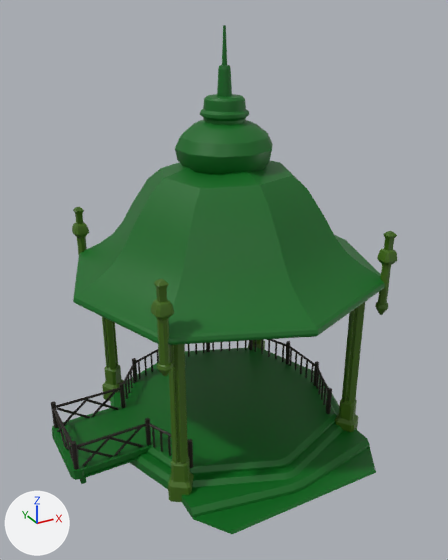
Renders of the FBX model Assets/3D_Assets/Enviro/Meshes/kiosque.fbx from each side of a commit.
Both versions are drawn from a camera (50 mm lens) standing at (-3.29, -5.97, 4.86) and looking at (-0.14, -0.25, 2.0). The lights are fixed; the arrows at lower left show +X, +Y and +Z. Where no turn or scale is listed for an object, it has been applied to the vertices.
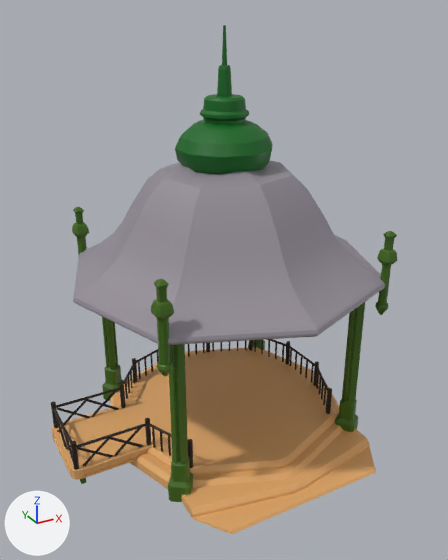
The change, as a list of edits to the scene's bpy script:
```text
Add mat_material_002:
    mat_material_002 = principled_material('Material.002')
    mat_material_002.base_color = (0.8, 0.418, 0.15)  # orange #e7ad6c
Add mat_material_001:
    mat_material_001 = principled_material('Material.001')
    mat_material_001.base_color = (0.298, 0.268, 0.31)  # grey #948d97
Change me_cube_378:
    where me_cube_378.from_pydata(...)  # 115 vertices, 108 faces; spans x -1.56..1.56, y -1.83..1.54, z -0.12..0.11
    remove me_cube_378.materials.append(mat_material_003)  # dark green #00681a
    add me_cube_378.materials.append(mat_material_002)  # orange #e7ad6c
Change me_cube_382:
    where me_cube_382.from_pydata(...)  # 40 vertices, 33 faces; spans x -0.477..0.477, y -0.473..0.473, z -0.088..0.034
    remove me_cube_382.materials.append(mat_material_003)  # dark green #00681a
    add me_cube_382.materials.append(mat_material_002)  # orange #e7ad6c
Change me_cube_385:
    where me_cube_385.from_pydata(...)  # 128 vertices, 122 faces; spans x -1.82..1.82, y -1.82..1.82, z -0.11..1.21
    remove me_cube_385.materials.append(mat_material_003)  # dark green #00681a
    add me_cube_385.materials.append(mat_material_001)  # grey #948d97
```

What differs and where, as boxes [x1, y1, x2, y2] in the pictures (448 x 560 px):
'Cube.384', recoloured (green to grey)
    both: [73, 161, 385, 345]
'Cube.377', recoloured (green to orange)
    both: [111, 347, 376, 534]
'Cube.381', recoloured (green to orange)
    both: [52, 405, 153, 480]
